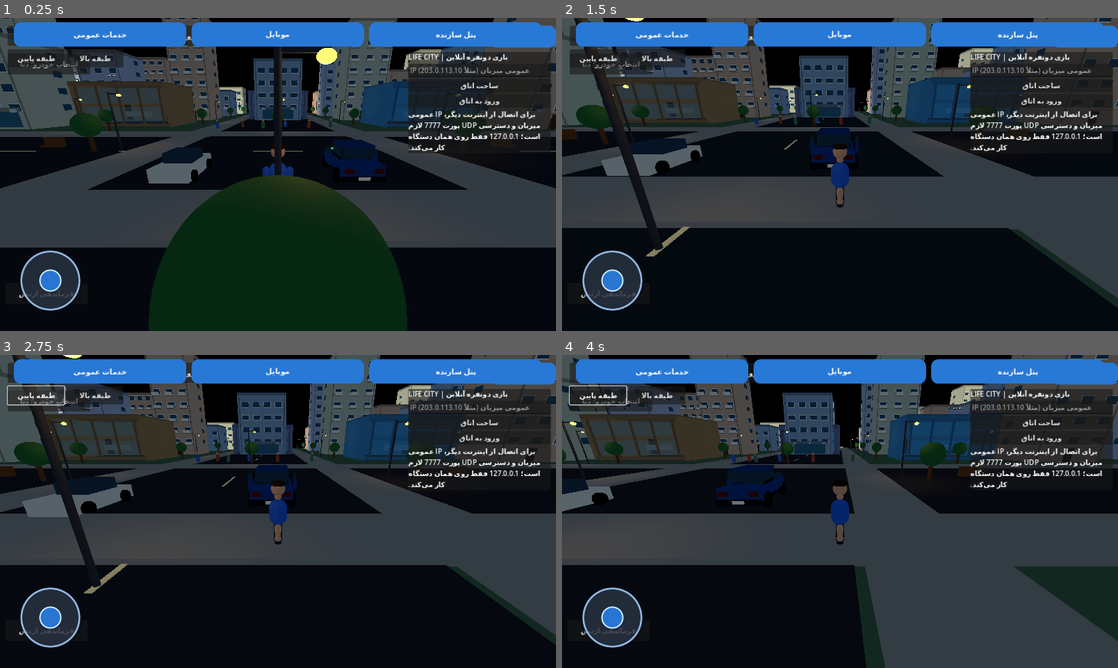
Above: before the commit, frames 1-4 (two rows, left to right).
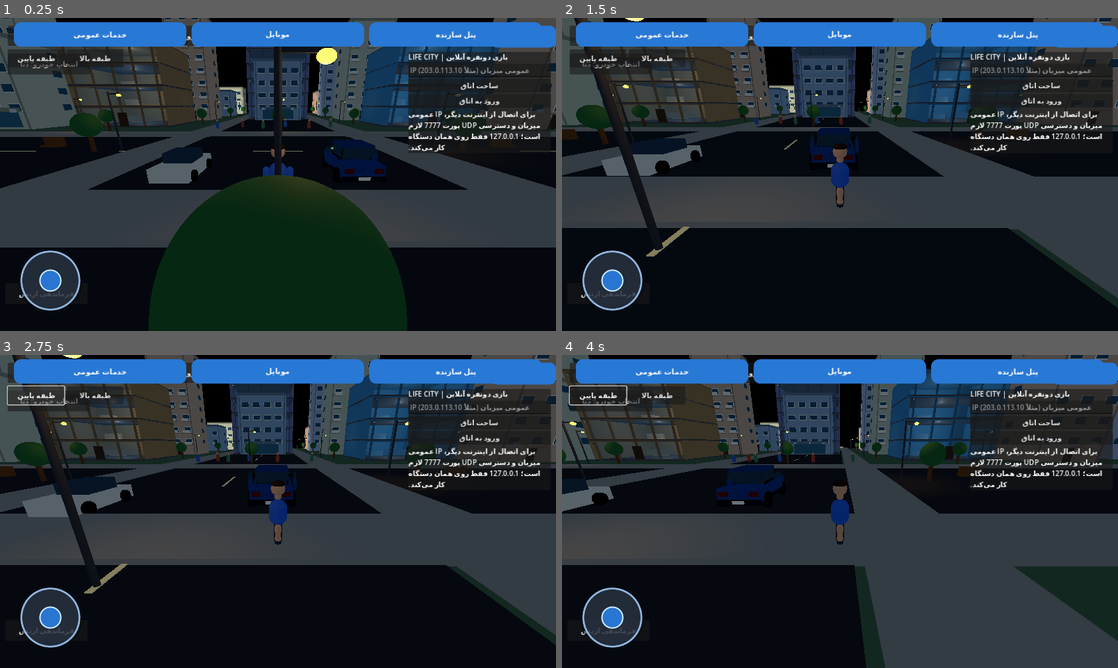
Above: after the commit, the same moments.

Repository: LifeCity2026Game/CITY
Game: Godot game, scene res://scenes/main.tscn
Same seed, same stepped clock (60 frames per second), same inputs: the game is played once before the commit and once after it.
Inputs (mouse positions are in pixels of both pictures, inside the frame that each line leads up to):
- Up to frame 1 (0.25 s): no input
- Up to frame 2 (1.5 s): move the mouse to (962, 158) at 0.52 s; hold D 0.53-1.25 s; click (962, 158) at 0.67 s; drag from (728, 190) to (812, 237) at 1.27 s
- Up to frame 3 (2.75 s): click "انتخاب خودرو: دنا" at 2 s
- Up to frame 4 (4 s): move the mouse to (895, 442) at 2.77 s; hold D 2.78-3.5 s; drag from (812, 574) to (673, 464) at 3.52 s

The runs differ from the first frame. In frame 1, 4.5% of the frame differs, in the area x 10-90%, y 9-35%; in frame 2, 4.3%; in frame 3, 4.3%; in frame 4, 4.4%.

Commit message:
Build visible multi-storey public service buildings

Diff:
--- a/scripts/main.gd
+++ b/scripts/main.gd
@@ -259,37 +259,59 @@
 	building.name = label_text.replace(" ", "_")
 	building.add_to_group("city_buildings")
 	building.position = pos
+	var floors := 4
+	if label_text == "ARMED FORCES HQ":
+		floors = 10
+	elif label_text in ["BANK CENTRAL", "CITY BANK", "GOVERNMENT", "MINISTRY OF INTELLIGENCE", "PRESIDENTIAL PALACE", "CITY HALL"]:
+		floors = 6
+	elif label_text == "CENTRAL PRISON":
+		floors = 5
+	building.set_meta("floor_count", floors)
+	building.set_meta("building_id", label_text)
 	add_child(building)
-	_add_box(building, "ServiceFloor", Vector3(0, -3.82, 0), Vector3(17, 0.36, 13), Color(0.24, 0.25, 0.27))
-	_add_box(building, "BackWall", Vector3(0, 0, -6.38), Vector3(17, 8, 0.24), color)
-	_add_box(building, "LeftWall", Vector3(-8.38, 0, 0), Vector3(0.24, 8, 13), color)
-	_add_box(building, "RightWall", Vector3(8.38, 0, 0), Vector3(0.24, 8, 13), color)
-	_add_box(building, "Roof", Vector3(0, 3.9, 0), Vector3(17, 0.24, 13), color.darkened(0.18))
-	# Front facade is split into pillars and lintels so the glass does not sit over an opaque wall.
-	for x in [-7.5, -3.75, 0.0, 3.75, 7.5]:
-		_add_box(building, "FacadePillar", Vector3(x, 0, 6.38), Vector3(0.30, 8, 0.28), color.darkened(0.22))
-	for y in [-3.55, 3.55]:
-		_add_box(building, "FacadeLintel", Vector3(0, y, 6.38), Vector3(17, 0.55, 0.28), color.darkened(0.12))
+	var total_height := float(floors) * 3.6
+	# Open-front, glass-fronted structure: each storey remains visually readable.
+	_add_box(building, "BackWall", Vector3(0, -3.82 + total_height * 0.5, -6.38), Vector3(17, total_height, 0.24), color)
+	_add_box(building, "LeftWall", Vector3(-8.38, -3.82 + total_height * 0.5, 0), Vector3(0.24, total_height, 13), color)
+	_add_box(building, "RightWall", Vector3(8.38, -3.82 + total_height * 0.5, 0), Vector3(0.24, total_height, 13), color)
 	var glass_material := StandardMaterial3D.new()
-	glass_material.albedo_color = Color(0.24, 0.62, 0.82, 0.30)
+	glass_material.albedo_color = Color(0.24, 0.62, 0.82, 0.24)
 	glass_material.transparency = BaseMaterial3D.TRANSPARENCY_ALPHA
 	glass_material.roughness = 0.12
-	for row in range(2):
+	for floor_index in range(floors):
+		var floor_y := -3.82 + float(floor_index) * 3.6
+		_add_box(building, "FloorSlab_%02d" % floor_index, Vector3(0, floor_y, 0), Vector3(17, 0.28, 13), Color(0.24, 0.25, 0.27))
+		_add_box(building, "FrontLintel_%02d" % floor_index, Vector3(0, floor_y + 3.38, 6.38), Vector3(17, 0.22, 0.28), color.darkened(0.12))
+		for x in [-7.5, -3.75, 0.0, 3.75, 7.5]:
+			_add_box(building, "FacadePillar_%02d" % floor_index, Vector3(x, floor_y + 1.75, 6.38), Vector3(0.30, 3.45, 0.28), color.darkened(0.22))
 		for column in range(4):
 			var glass := MeshInstance3D.new()
-			glass.name = "TransparentShopWindow"
+			glass.name = "Floor_%02d_Window_%02d" % [floor_index + 1, column + 1]
 			var pane := BoxMesh.new()
-			pane.size = Vector3(3.25, 2.55, 0.07)
+			pane.size = Vector3(3.25, 2.85, 0.07)
 			glass.mesh = pane
 			glass.material_override = glass_material
-			glass.position = Vector3(-5.625 + float(column) * 3.75, -1.65 + float(row) * 3.25, 6.38)
+			glass.position = Vector3(-5.625 + float(column) * 3.75, floor_y + 1.78, 6.38)
 			building.add_child(glass)
-	_add_box(building, "ReceptionCounter", Vector3(0, -1.7, 1.6), Vector3(4.8, 1.1, 1.0), color.lightened(0.15), false)
-	_add_box(building, "InteriorShelf", Vector3(-5.6, -1.6, -3.4), Vector3(1.1, 3.2, 0.5), Color(0.30, 0.22, 0.15), false)
-	_add_box(building, "InteriorSofa", Vector3(5.1, -2.7, -2.2), Vector3(2.5, 0.9, 1.1), Color(0.20, 0.25, 0.30), false)
+		var floor_label := Label3D.new()
+		floor_label.text = "FLOOR %02d" % (floor_index + 1)
+		floor_label.position = Vector3(-7.6, floor_y + 2.95, 6.72)
+		floor_label.font_size = 16
+		building.add_child(floor_label)
+		_add_box(building, "OfficeDesk_%02d" % floor_index, Vector3(-2.8, floor_y + 0.82, -1.6), Vector3(3.0, 1.1, 1.1), color.lightened(0.15), false)
+		_add_box(building, "OfficeCabinet_%02d" % floor_index, Vector3(5.6, floor_y + 1.0, -3.6), Vector3(1.0, 2.0, 0.8), Color(0.30, 0.25, 0.19), false)
+		var ceiling_light := OmniLight3D.new()
+		ceiling_light.position = Vector3(0, floor_y + 3.0, 0)
+		ceiling_light.light_energy = 0.75
+		ceiling_light.omni_range = 12.0
+		building.add_child(ceiling_light)
+	_add_box(building, "Roof", Vector3(0, -3.82 + total_height + 0.12, 0), Vector3(17, 0.24, 13), color.darkened(0.18))
+	_add_box(building, "EntranceDoor", Vector3(0, -2.55, 6.52), Vector3(1.6, 2.4, 0.12), Color(0.20, 0.15, 0.11), false)
+	_add_box(building, "ReceptionCounter", Vector3(0, -2.7, 1.6), Vector3(4.8, 1.1, 1.0), color.lightened(0.15), false)
+	_add_box(building, "ElevatorShaft", Vector3(6.0, -3.82 + total_height * 0.5, -3.4), Vector3(2.0, total_height - 0.3, 2.0), color.darkened(0.35), false)
 	var label := Label3D.new()
 	label.text = label_text
-	label.position = Vector3(0, 4.9, 6.75)
+	label.position = Vector3(0, total_height - 2.8, 6.75)
 	label.font_size = 32
 	label.modulate = Color.WHITE
 	building.add_child(label)
